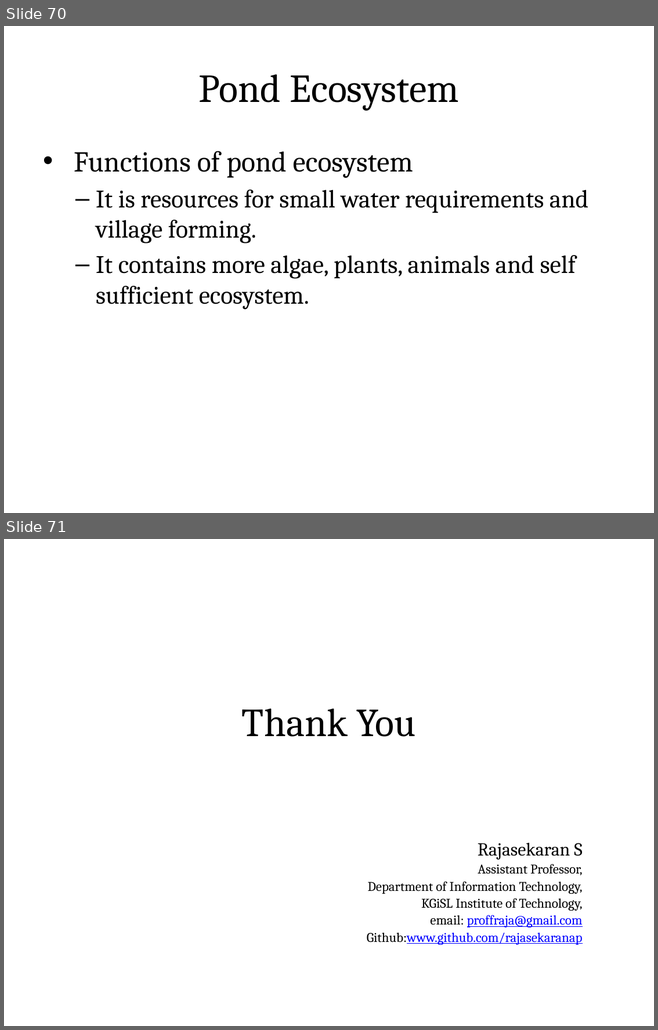
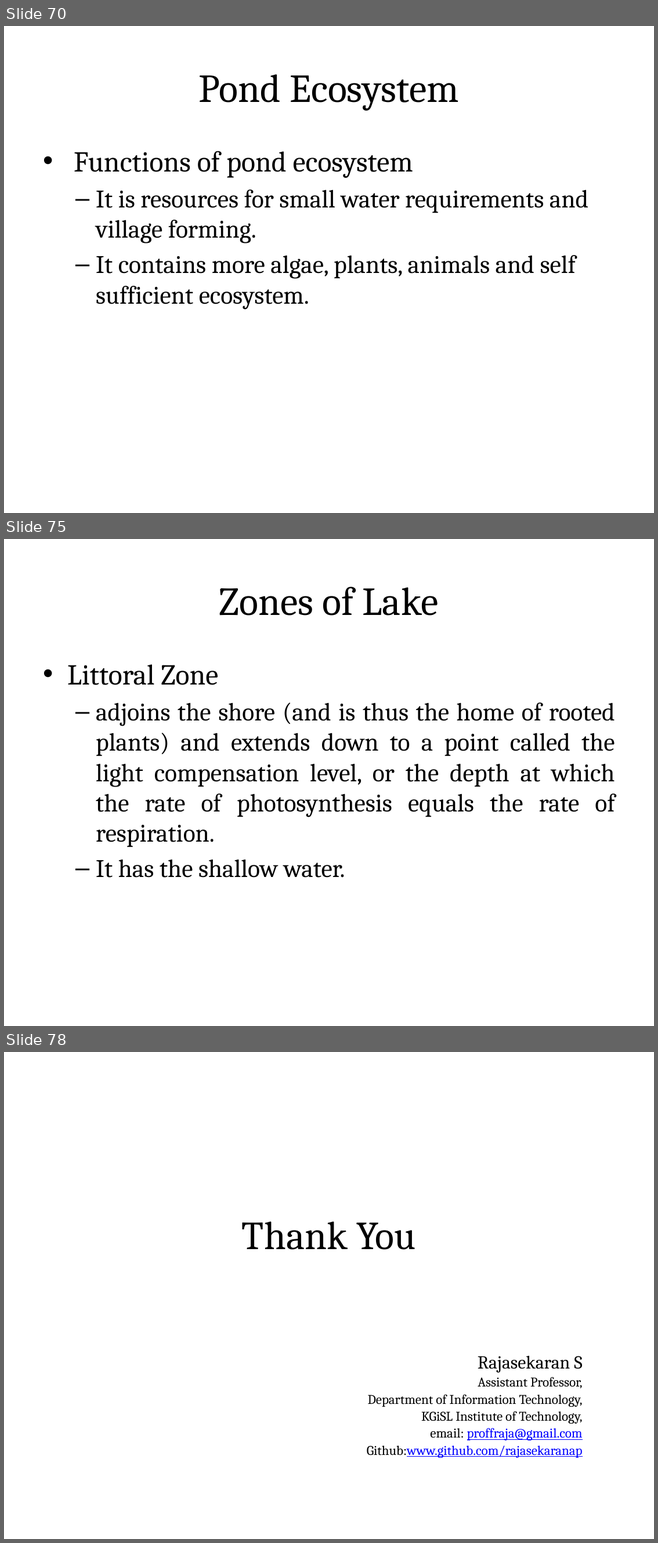
Before and after one commit to rajasekaran36/GE8291-Environmental-Science-and-Engineering, a slide deck: Slides/GE8291-U1.pptx. Shown one above the other, each under a label of ours: slides 70 and 71 before the commit, slides 70, 75 and 78 after it; the slides between them are not shown. The pictures are 658x1030 and 658x1543 pixels, drawn with LibreOffice and Linux fonts; fonts in the diff are those of the drawing. Boxes give left, top, right and bottom in pixels: in the first picture for what was removed or moved away, otherwise in the second. Text is boxed around its words. In the diff, an @@ line names an element or a change of style, - is before the commit and + after.

```diff
--- a/Slides/GE8291-U1.pptx
+++ b/Slides/GE8291-U1.pptx
@@ slide 75 added at (x1=4, y1=539, x2=654, y2=1026), background #FFFFFF @@
@@ title added at (x1=36, y1=559, x2=621, y2=640), fill gradient #DAFDA7 to #E4FCC2 to #F5FFE7, outline #98B955 0.75 pt, 44 pt, text #000000 @@
+Zones of Lake
@@ text added at (x1=67, y1=664, x2=615, y2=878), 28 pt, text #000000 @@
+• Littoral Zone
+  – adjoins the shore (and is thus the home of rooted plants) and extends down to a point called the light compensation level, or the depth at which the rate of photosynthesis equals the rate of respiration.
+  – It has the shallow water.
@@ what was slide 71 is now slide 78 @@
```
Also in this commit, not shown: 6 other slides added.
